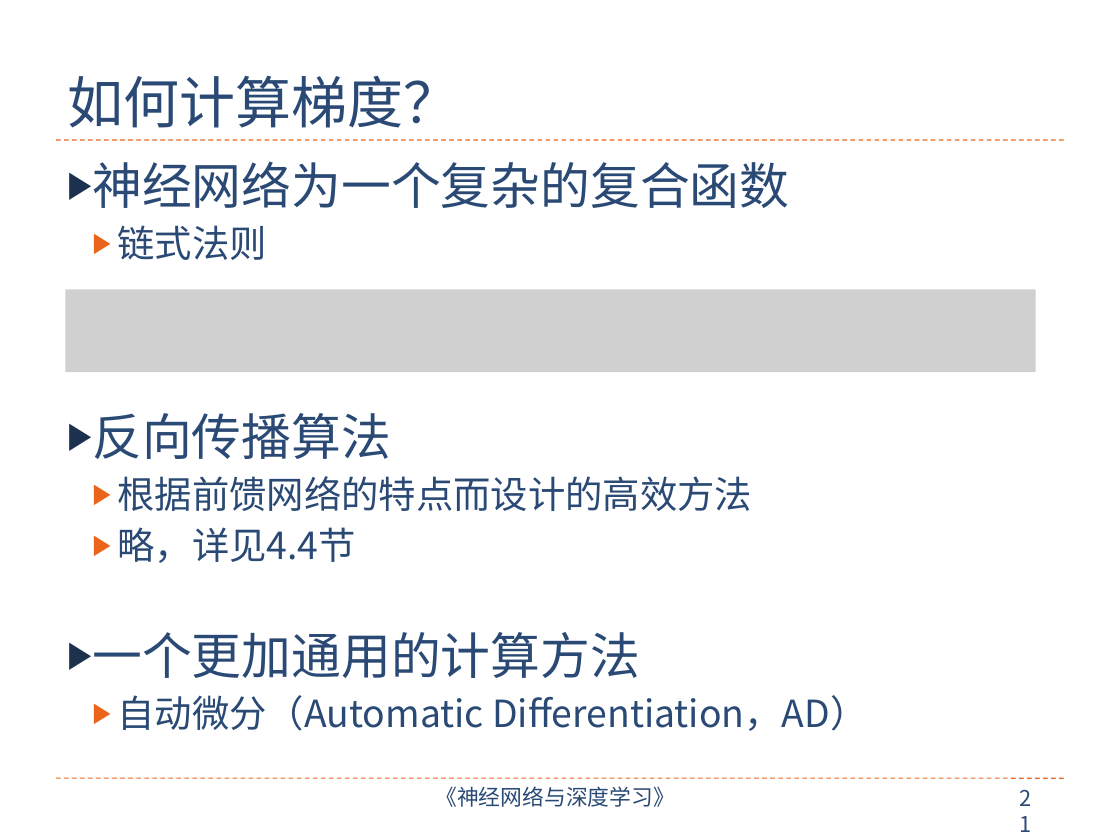
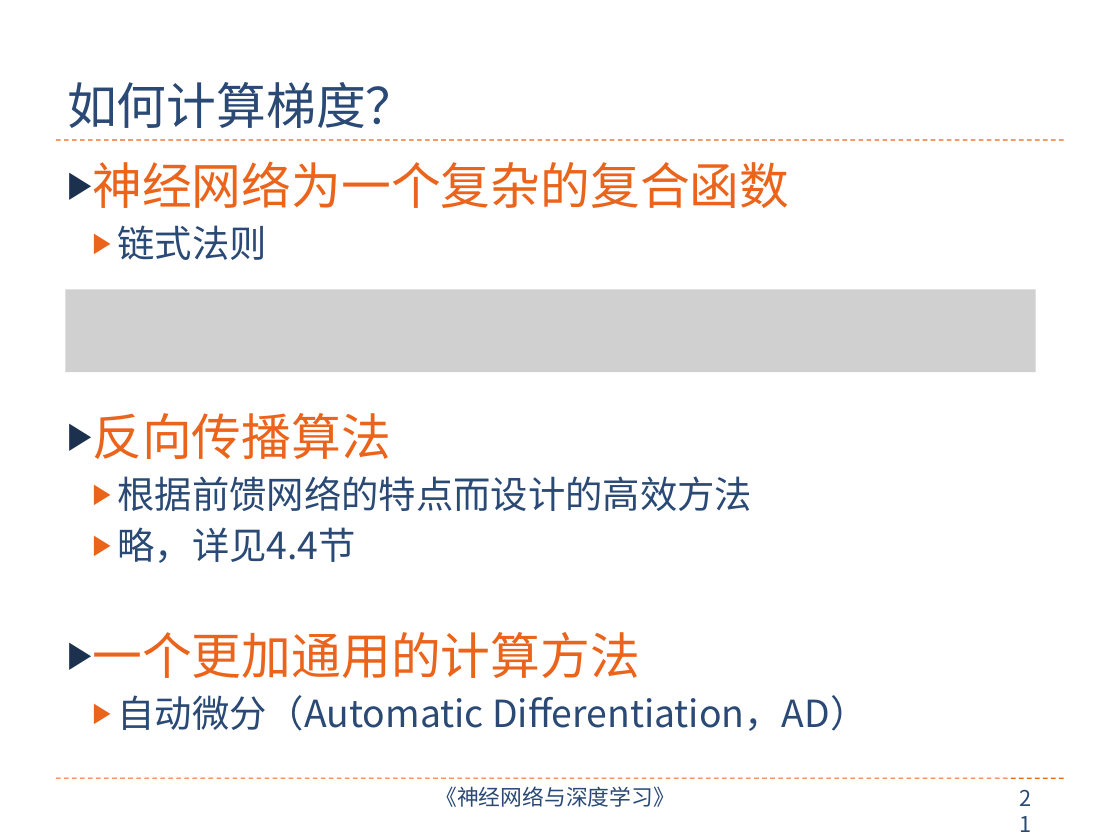
Before and after one commit to nndl/nndl.github.io, a slide deck: slide 21 of ppt/chap-前馈神经网络.pptx. Drawn at 1120x840 pixels with LibreOffice and Linux fonts; fonts in the diff are those of the drawing; grey boxes stand for pictures. Boxes give left, top, right and bottom in pixels: in the first picture for what was removed or moved away, otherwise in the second. Text is boxed around its words. In the diff, an @@ line names an element or a change of style, - is before the commit and + after.

```diff
--- a/ppt/chap-前馈神经网络.pptx
+++ b/ppt/chap-前馈神经网络.pptx
@@ title "如何计算梯度？" at (x1=67, y1=82, x2=416, y2=128): size 36 to 32 pt @@
@@ text at (x1=92, y1=161, x2=789, y2=678): text colour #2A4A75 to #EB641B in "神经网络为一个复杂的复合函数", "反向传播算法", "一个更加通用的计算方法" @@
```
Also in this commit, not shown: 30 other slides changed, 2 other files.
